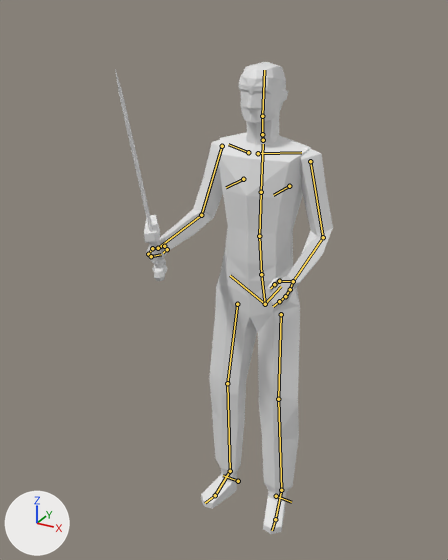
What one commit did to the Blender file salemstalker/Assets/3D/charatermodel/maincharacterblank.blend.
One viewpoint serves both versions: a camera (50 mm lens) standing at (0.938, -1.981, 2.031) and looking at (-0.059, -0.168, 1.125). Lighting does not change. The marker at lower left points along +X, +Y and +Z. Both versions are drawn at frame 70 of the action 'idle-loop'; the numbers are the values there. The bones that bend it are drawn over the model as lines.
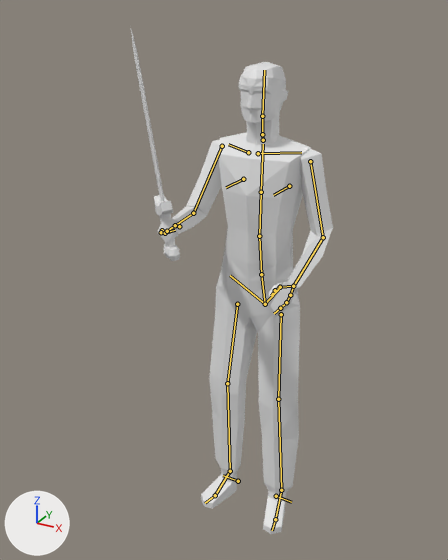
Pixel boxes [x1, y1, x2, y2] of what changed, in the pictures (448 x 560 px):
'Cube.002', posed (6% narrower): before [146, 140, 333, 312]; after [158, 139, 333, 319]
'Cylinder', posed (11% taller): before [115, 69, 167, 281]; after [130, 25, 180, 261]
bone 'forearm.L', root to tip: before (323, 237) to (293, 281); after (323, 237) to (293, 286)
bone 'upper_arm.R', root to tip: before (222, 146) to (201, 215); after (222, 146) to (193, 213)
bone 'forearm.R', root to tip: before (201, 215) to (158, 248); after (193, 213) to (167, 231)
bone 'hand.R', root to tip: before (158, 248) to (152, 248); after (167, 231) to (162, 230)
bone 'forearm.R.001', root to tip: before (158, 248) to (164, 246); after (167, 231) to (175, 225)

The edits, one by one:
Bone 'forearm.L' (bone_forearm_l) turns from (66, 8, -15) to (62, 8, -15) degrees about its own x, y and z.
Bone 'upper_arm.R' (bone_upper_arm_r) turns from (12, -16, 14) to (25, -13, 12) degrees about its own x, y and z.
Bone 'forearm.R' (bone_forearm_r) turns from (64, 5, -4) to (68, -6, 3) degrees about its own x, y and z.
Bone 'hand.R' (bone_hand_r) turns from (0, 0, 0) to (-2, 7, -3) degrees about its own x, y and z.
Bone 'forearm.R.001' (bone_forearm_r_001) turns from (6, 9, 19) to (12, 9, 15) degrees about its own x, y and z.
